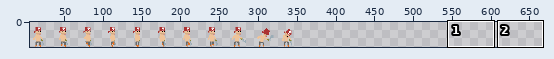
Edited in one commit: sprite sheet (assets/textures/spritesheets/new_player.png). The picture above shows the old version from afar; the outline marks the close-up.
Close-up. Before:
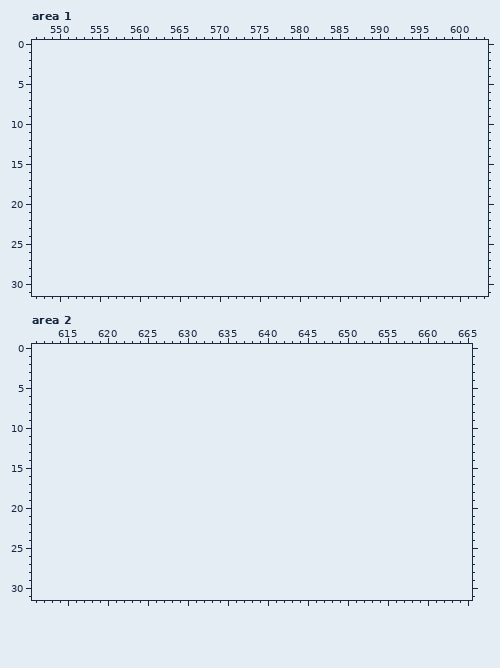
The file is 352x32 pixels. Shown: area 1: x 547..603, y 0..31; area 2: x 611..665, y 0..31. The old version is drawn lined up with the new one, on the new canvas. The wide view leaves out empty margins. The commit also changed other parts of the picture, which this record leaves out.
Now the later version:
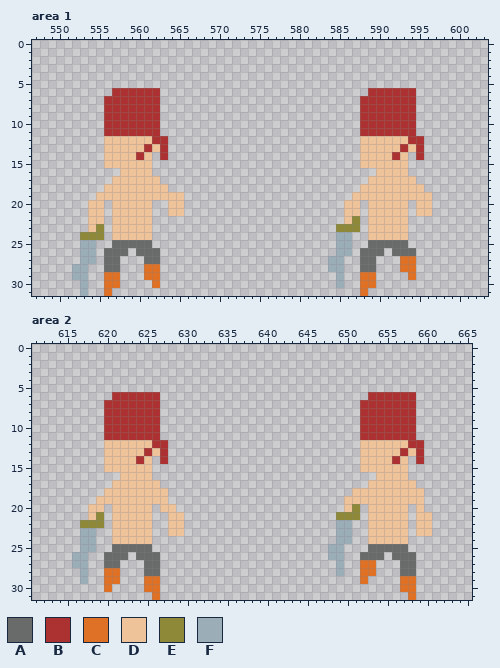
Palette (. is transparent): A #696a6a  B #ac3232  C #df7126  D #eec39a  E #8d8939  F #9badb7
Diff:
canvas 352x32 -> 672x32
--- area 1
@@ x 547..603 @@
  5 .........................................................
- 6 .........................................................
- 7 .........................................................
- 8 .........................................................
- 9 .........................................................
-10 .........................................................
-11 .........................................................
-12 .........................................................
-13 .........................................................
-14 .........................................................
-15 .........................................................
-16 .........................................................
-17 .........................................................
-18 .........................................................
-19 .........................................................
-20 .........................................................
-21 .........................................................
-22 .........................................................
-23 .........................................................
-24 .........................................................
-25 .........................................................
-26 .........................................................
-27 .........................................................
-28 .........................................................
-29 .........................................................
-30 .........................................................
-31 .........................................................
+ 6 ..........BBBBBB..........................BBBBBB.........
+ 7 .........BBBBBBB.........................BBBBBBB.........
+ 8 .........BBBBBBB.........................BBBBBBB.........
+ 9 .........BBBBBBB.........................BBBBBBB.........
+10 .........BBBBBBB.........................BBBBBBB.........
+11 .........BBBBBBB.........................BBBBBBB.........
+12 .........DDDDDDBB........................DDDDDDBB........
+13 .........DDDDDBDB........................DDDDDBDB........
+14 .........DDDDBD.B........................DDDDBD.B........
+15 .........DDDDDD..........................DDDDDD..........
+16 ...........DDDD............................DDDD..........
+17 ..........DDDDDD..........................DDDDDD.........
+18 .........DDDDDDDD........................DDDDDDDD........
+19 ........DDDDDDDDDDD.....................DDDDDDDDDD.......
+20 .......DD.DDDDD..DD....................DD.DDDDD.DD.......
+21 .......DD.DDDDD..DD....................DD.DDDDD.DD.......
+22 .......DD.DDDDD........................DE.DDDDD..........
+23 .......DE.DDDDD.......................EEE.DDDDD..........
+24 ......EEE.DDDDD.......................FF..DDDDD..........
+25 ......FF..AAAAA.......................FF..AAAAA..........
+26 ......FF.AAA.AAA......................FF.AAA.AAA.........
+27 ......FF.AA...AA.....................FF..AA...CC.........
+28 .....FF..AA...CC.....................FF..AA...CC.........
+29 .....FF..CC...CC......................F..CC....C.........
+30 ......F..CC....C......................F..CC..............
+31 ......F..C...............................C...............
--- area 2
@@ x 611..665 @@
  5 .......................................................
- 6 .......................................................
- 7 .......................................................
- 8 .......................................................
- 9 .......................................................
-10 .......................................................
-11 .......................................................
-12 .......................................................
-13 .......................................................
-14 .......................................................
-15 .......................................................
-16 .......................................................
-17 .......................................................
-18 .......................................................
-19 .......................................................
-20 .......................................................
-21 .......................................................
-22 .......................................................
-23 .......................................................
-24 .......................................................
-25 .......................................................
-26 .......................................................
-27 .......................................................
-28 .......................................................
-29 .......................................................
-30 .......................................................
-31 .......................................................
+ 6 ..........BBBBBB..........................BBBBBB.......
+ 7 .........BBBBBBB.........................BBBBBBB.......
+ 8 .........BBBBBBB.........................BBBBBBB.......
+ 9 .........BBBBBBB.........................BBBBBBB.......
+10 .........BBBBBBB.........................BBBBBBB.......
+11 .........BBBBBBB.........................BBBBBBB.......
+12 .........DDDDDDBB........................DDDDDDBB......
+13 .........DDDDDBDB........................DDDDDBDB......
+14 .........DDDDBD.B........................DDDDBD.B......
+15 .........DDDDDD..........................DDDDDD........
+16 ...........DDDD............................DDDD........
+17 ..........DDDDDD..........................DDDDDD.......
+18 .........DDDDDDDD.......................DDDDDDDDD......
+19 ........DDDDDDDDD......................DDDDDDDDDD......
+20 .......DD.DDDDD.DD.....................DE.DDDDD.D......
+21 .......DE.DDDDD..DD...................EEE.DDDDD.DD.....
+22 ......EEE.DDDDD..DD...................FF..DDDDD.DD.....
+23 ......FF..DDDDD..DD...................FF..DDDDD.DD.....
+24 ......FF..DDDDD.......................FF..DDDDD........
+25 ......FF..AAAAA......................FF...AAAAA........
+26 .....FF..AAA.AAA.....................FF..AAA.AAA.......
+27 .....FF..AA...AA......................F..CC...AA.......
+28 ......F..CC...AA......................F..CC...AA.......
+29 ......F..CC...CC.........................C....CC.......
+30 .........C....CC..............................CC.......
+31 ...............C...............................C.......
